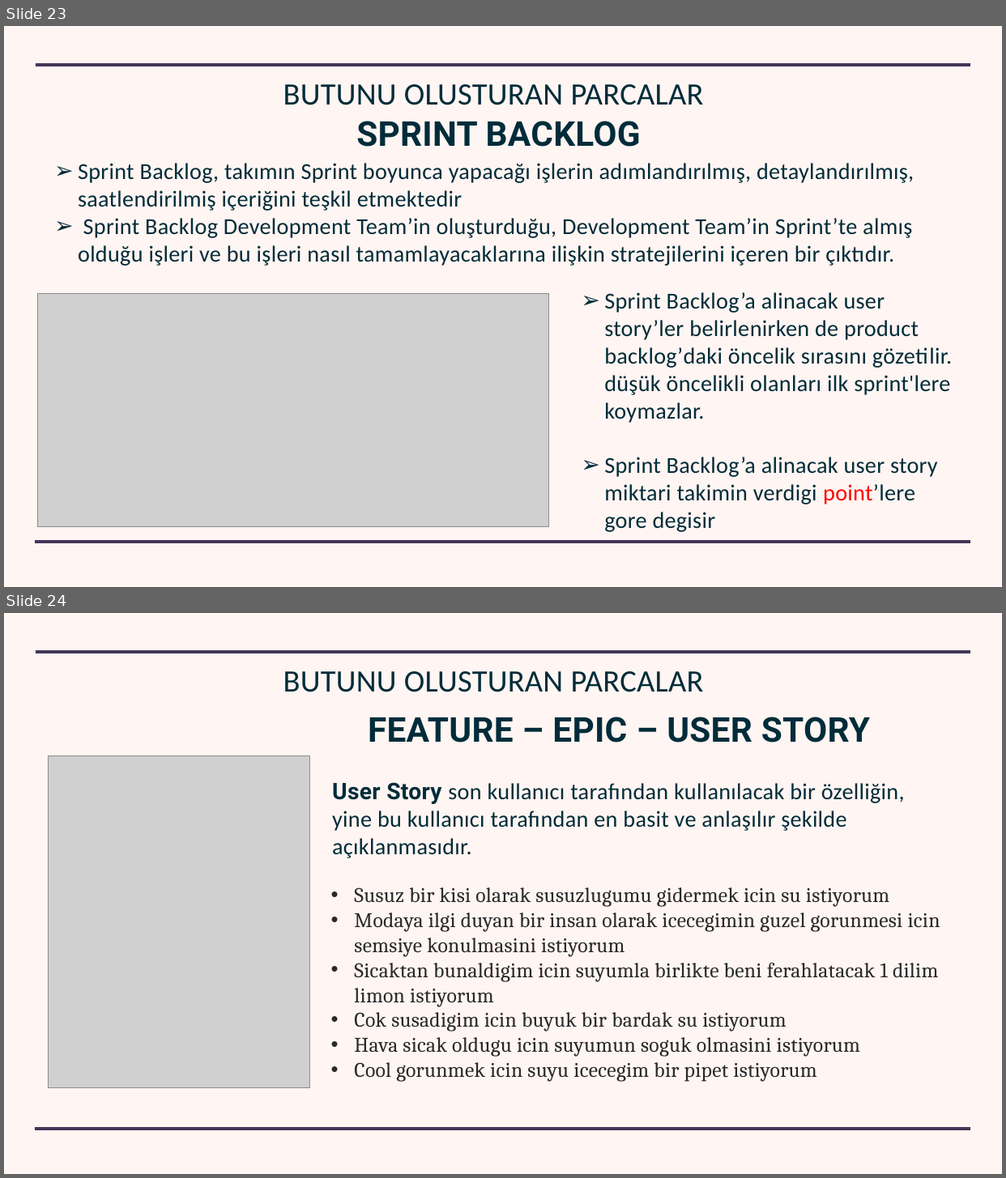
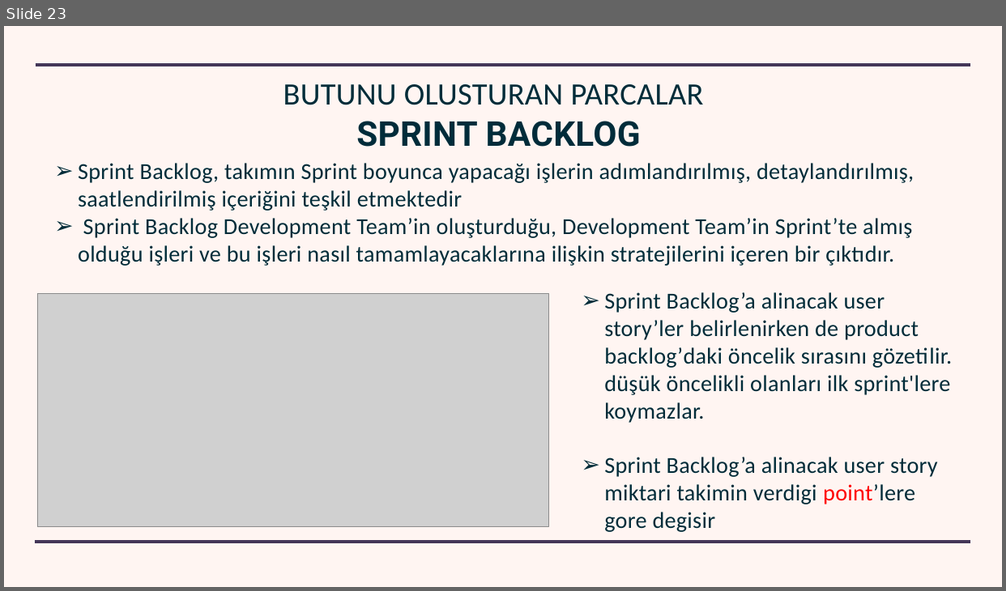
Before and after one commit to bulutluoz/SDLC-BATCH-11, a slide deck: 03 Agile Methodoloy.pptx. Shown one above the other, each under a label of ours: slides 23 and 24 before the commit, slide 23 after it. The pictures are 1006x1178 and 1006x591 pixels, drawn with LibreOffice and Linux fonts; fonts in the diff are those of the drawing; grey boxes stand for pictures; background and template pictures are left out. Boxes give left, top, right and bottom in pixels: in the first picture for what was removed or moved away, otherwise in the second. Text is boxed around its words. In the diff, an @@ line names an element or a change of style, - is before the commit and + after.

```diff
--- a/03 Agile Methodoloy.pptx
+++ b/03 Agile Methodoloy.pptx
@@ slide 24 removed at [4, 613, 1002, 1174], background picture (left out); not listed: 2 template elements that a slide beside it also shows @@
@@ text removed at [283, 671, 704, 692] @@
-BUTUNU OLUSTURAN PARCALAR
@@ text removed at [368, 717, 870, 743] @@
-FEATURE – EPIC – USER STORY
@@ picture removed at [49, 756, 309, 1088] @@
@@ text removed at [332, 782, 905, 858] @@
-User Story son kullanıcı tarafından kullanılacak bir özelliğin, yine bu kullanıcı tarafından en basit ve anlaşılır şekilde açıklanmasıdır.
@@ text removed at [354, 888, 940, 1081] @@
-• Susuz bir kisi olarak susuzlugumu gidermek icin su istiyorum
-• Modaya ilgi duyan bir insan olarak icecegimin guzel gorunmesi icin semsiye konulmasini istiyorum
-• Sicaktan bunaldigim icin suyumla birlikte beni ferahlatacak 1 dilim limon istiyorum
-• Cok susadigim icin buyuk bir bardak su istiyorum
-• Hava sicak oldugu icin suyumun soguk olmasini istiyorum
-• Cool gorunmek icin suyu icecegim bir pipet istiyorum
```
Also in this commit, not shown: 4 other slides removed, 2 other files.
